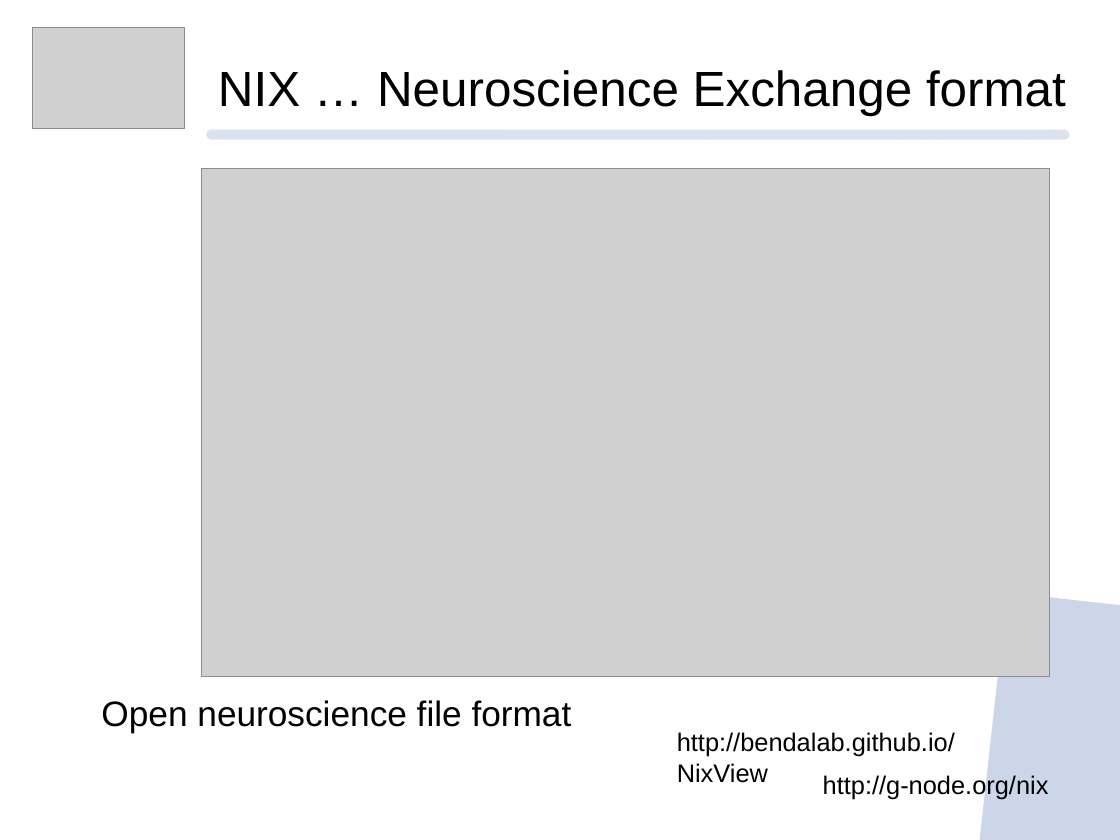
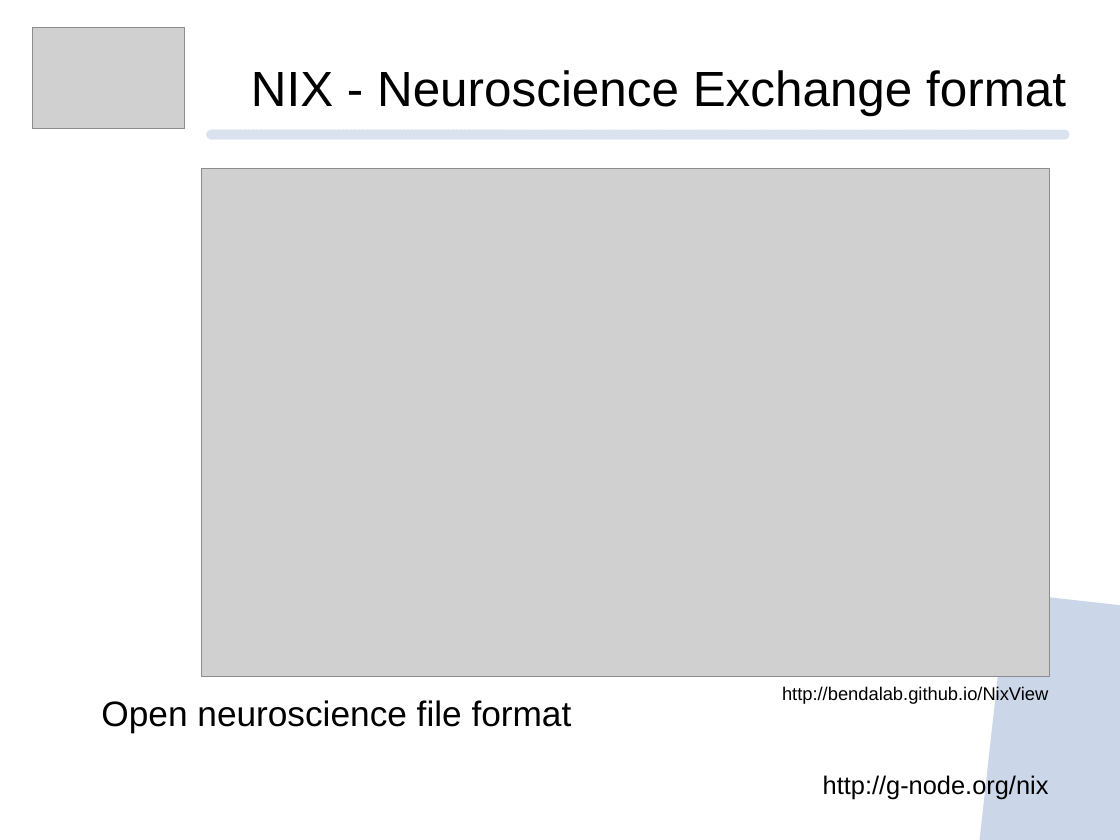
Before and after one commit to mpsonntag/prespost, a slide deck: slide 7 of 202009_BCCN_online/202009_BCCN_Online_conference.odp. Drawn at 1120x840 pixels with LibreOffice and Linux fonts; fonts in the diff are those of the drawing; grey boxes stand for pictures; background and template pictures are left out. Boxes give left, top, right and bottom in pixels: in the first picture for what was removed or moved away, otherwise in the second. Text is boxed around its words. In the diff, an @@ line names an element or a change of style, - is before the commit and + after.

```diff
--- a/202009_BCCN_online/202009_BCCN_Online_conference.odp
+++ b/202009_BCCN_online/202009_BCCN_Online_conference.odp
@@ text at box(251, 70, 1066, 115): text changed @@
-NIX … Neuroscience Exchange format
+NIX - Neuroscience Exchange format
@@ text "http://bendalab.github.io/NixView": place and size @@
-text "http://bendalab.github.io/NixView" at box(677, 732, 955, 783)
+text "http://bendalab.github.io/NixView" at box(782, 685, 1048, 703)
@@ text "http://bendalab.github.io/NixView" at box(782, 685, 1048, 703): size 18 to 13 pt @@
```
Also in this commit, not shown: 9 other slides changed.
